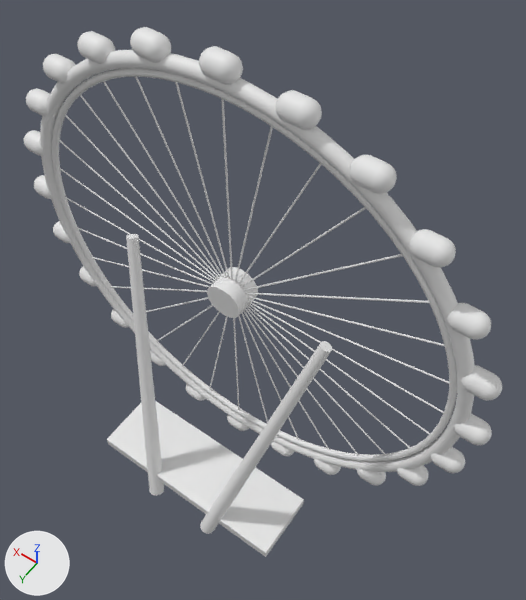
The glTF model public/models/london-eye.glb, before and after one commit.
One viewpoint serves both versions: a 50 mm camera at (-12.8, 15.6, 39.0) aimed at (-1.7, 0.0, 14.5). Every picture has the same lights, and +X, +Y and +Z are marked at lower left. The picture after the commit comes second. Materials are left out; every surface is plain grey. Where no turn or scale is listed for an object, it has been applied to the vertices. Vertices at exactly the same position are counted once.
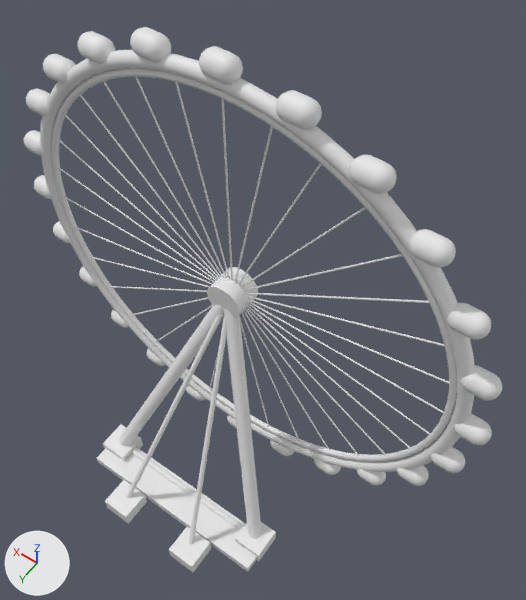
The newer file is also turned or shifted as a whole; pictures and numbers use the older file's frame.

Boxes (x1, y1, x2, y2) around the edits, measured in the pictures (526 x 600 px):
'Mesh_61', reshaped (mostly hidden afterwards): before (107, 401, 304, 557); after (131, 448, 244, 531)
'Mesh_59', reshaped: before (200, 341, 332, 534); after (224, 309, 262, 539)
'Mesh_60', reshaped: before (126, 234, 164, 496); after (119, 305, 224, 446)
'Mesh_68', added: after (97, 447, 257, 572)
'Mesh_62', added: after (189, 317, 226, 544)
'Mesh_63', added (mostly hidden): after (126, 314, 223, 498)
'Mesh_66', added: after (169, 526, 211, 572)
'Mesh_67', added: after (105, 480, 147, 524)
'Mesh_64', added: after (235, 522, 276, 561)
'Mesh_65', added: after (103, 424, 143, 461)

The change in detail:
me_mesh_59 is used by ob_mesh_59; location (-3.5, 3.0, 7.44).
me_mesh_59 had 24 vertices, 40 faces and spanned x -1.96..2.09, y -2.66..2.79, z -7.38..7.33.
me_mesh_59 now has 24 vertices, 40 faces and spans x -1.43..3.83, y -3.14..2.14, z -5.97..6.47.
me_mesh_59 part 1: 24 of 24 vertices moved; they spanned x -1.96..2.09, y -2.66..2.79, z -7.38..7.33 and now span x -1.43..3.83, y -3.14..2.14, z -5.97..6.47; mean shift (1.2, -0.5, 0.25).
me_mesh_60 is used by ob_mesh_60; location (3.5, 3.0, 7.44).
me_mesh_60 had 24 vertices, 40 faces and spanned x -2.09..1.96, y -2.66..2.79, z -7.38..7.33.
me_mesh_60 now has 24 vertices, 40 faces and spans x -3.83..1.43, y -3.14..2.14, z -5.97..6.47.
me_mesh_60 part 2: 24 of 24 vertices moved; they spanned x -2.09..1.96, y -2.66..2.79, z -7.38..7.33 and now span x -3.83..1.43, y -3.14..2.14, z -5.97..6.47; mean shift (-1.2, -0.5, 0.25).
me_mesh_61 is used by ob_mesh_61; location (0.0, 3.4, 1.44).
me_mesh_61 had 8 vertices, 12 faces and spanned x -5.5..5.5, y -1.75..1.75, z -0.3..0.3.
me_mesh_61 now has 24 vertices, 40 faces and spans x -4.6..4.6, y 1.22..1.58, z 0.03..0.37.
me_mesh_61 part 3: the whole mesh is rebuilt.
Mesh me_mesh_68 is new.
It is a box spanning x -5.2..5.2, y -0.9..0.9, z -0.25..0.25.
Mesh me_mesh_67 is new.
It is a box spanning x -0.75..0.75, y -0.75..0.75, z -0.45..0.45.
Mesh me_mesh_63 is new.
It has 24 vertices, 40 faces and spans x -1.22..1.22, y -3.61..3.61, z -6.11..6.11.
Mesh me_mesh_62 is new.
It has 24 vertices, 40 faces and spans x -1.22..1.22, y -3.61..3.61, z -6.11..6.11.
Object 'Mesh_68' (ob_mesh_68) is new; it shows me_mesh_68.
Its location is (0.0, 5.4, 1.42).
Object 'Mesh_67' (ob_mesh_67) is new; it shows me_mesh_67.
Its location is (2.2, 7.2, 1.59).
Object 'Mesh_66' (ob_mesh_66) is new; it shows a copy of me_mesh_67.
Its location is (-2.2, 7.2, 1.59).
Object 'Mesh_65' (ob_mesh_65) is new; it shows a copy of me_mesh_67.
Its location is (4.6, 4.8, 1.59).
Object 'Mesh_64' (ob_mesh_64) is new; it shows a copy of me_mesh_67.
Its location is (-4.6, 4.8, 1.59).
Object 'Mesh_63' (ob_mesh_63) is new; it shows me_mesh_63.
Its location is (1.1, 3.7, 7.69).
Object 'Mesh_62' (ob_mesh_62) is new; it shows me_mesh_62.
Its location is (-1.1, 3.7, 7.69).
